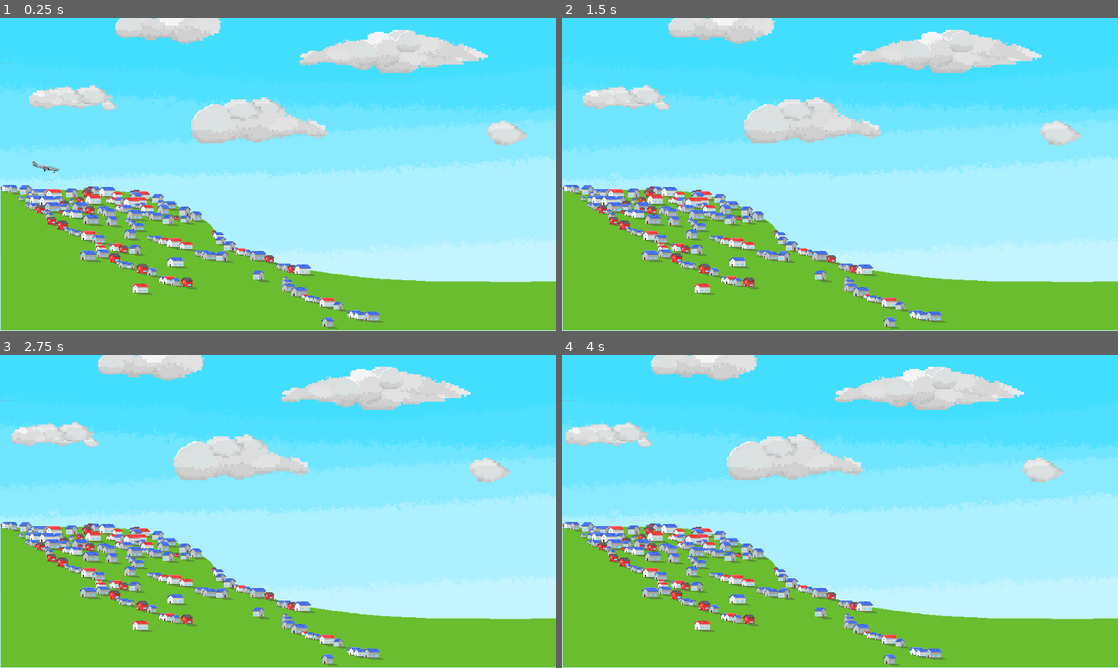
Above: before the commit, frames 1-4 (two rows, left to right).
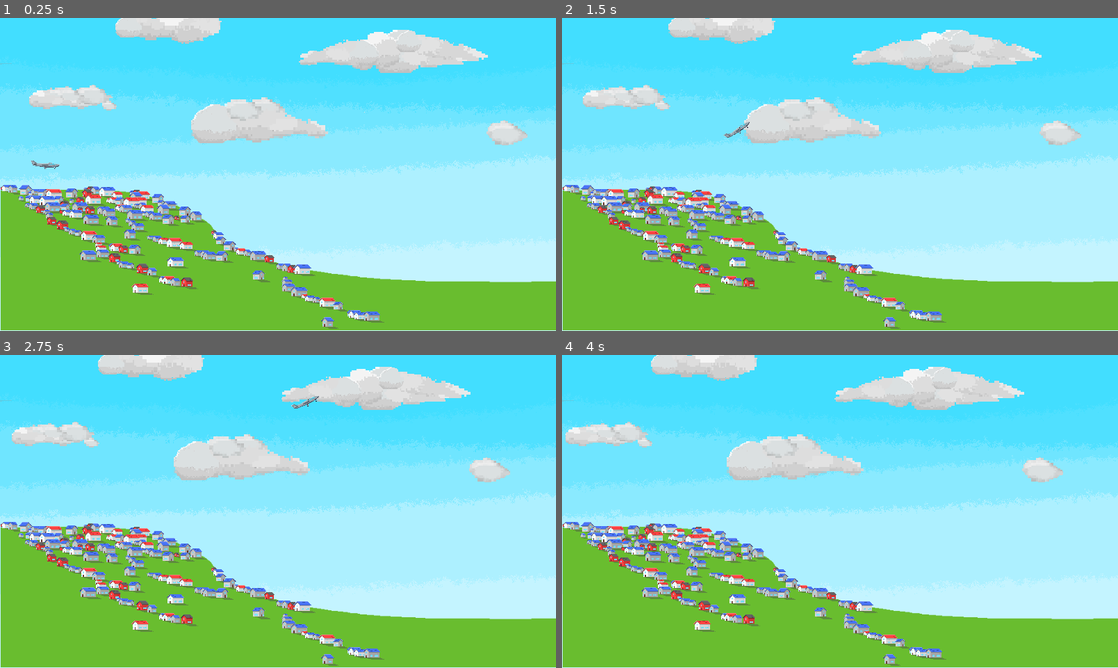
Above: after the commit, the same moments.

Repository: le-cds/untitledgamejam18
Game: Godot game, scene res://scenes/World2D.tscn
Two runs of this game, one before a commit and one after it. Both use one fixed random seed, a clock stepped at 60 frames per second and the inputs below.
Inputs (mouse positions are in pixels of both pictures, inside the frame that each line leads up to):
- Up to frame 1 (0.25 s): no input
- Up to frame 2 (1.5 s): tap Enter (ui_accept) at 0.5, 0.77 s; move the mouse to (962, 158) at 0.52 s; hold Down (game_gravity_up, bound only after the commit) 0.53-1.28 s; hold Space (game_gravity_switch, bound only before the commit) 0.53-1.28 s; click (962, 158) at 0.67 s; move the mouse to (728, 190) at 1.27 s; hold Up (game_gravity_down, bound only after the commit) from 1.28 s (still down); tap Space (game_gravity_switch, bound only before the commit) at 1.35 s
- Up to frame 3 (2.75 s): tap Enter (ui_accept) at 1.52 s; move the mouse to (333, 442) at 2.02 s; release Up (game_gravity_down, bound only after the commit) at 2.03 s; hold Down (game_gravity_up, bound only after the commit) from 2.03 s (still down); hold Space (game_gravity_switch, bound only before the commit) from 2.03 s (still down)
- Up to frame 4 (4 s): move the mouse to (812, 574) at 2.77 s; release Space (game_gravity_switch, bound only before the commit) at 2.78 s; tap Space (game_gravity_switch, bound only before the commit) at 2.85 s; click (812, 574) at 2.92 s; tap Enter (ui_accept) at 3.02, 3.77 s; move the mouse to (1006, 558) at 3.52 s; release Down (game_gravity_up, bound only after the commit) at 3.53 s; hold Up (game_gravity_down, bound only after the commit) from 3.53 s (still down); hold Space (game_gravity_switch, bound only before the commit) from 3.53 s (still down)

The runs differ from the first frame. In frame 1, less than 0.1% of the frame differs, in the area x 5-11%, y 45-50%; in frame 2, less than 0.1%; in frame 3, less than 0.1%; in frame 4, nothing differs.

Commit message:
Analog gravity controls.

Diff:
--- a/glider/project.godot
+++ b/glider/project.godot
@@ -63,10 +63,18 @@
 "deadzone": 0.5,
 "events": [  ]
 }
-game_gravity_switch={
-"deadzone": 0.5,
-"events": [ Object(InputEventKey,"resource_local_to_scene":false,"resource_name":"","device":0,"alt":false,"shift":false,"control":false,"meta":false,"command":false,"pressed":false,"scancode":32,"unicode":0,"echo":false,"script":null)
-, Object(InputEventKey,"resource_local_to_scene":false,"resource_name":"","device":0,"alt":false,"shift":false,"control":false,"meta":false,"command":false,"pressed":false,"scancode":16777221,"unicode":0,"echo":false,"script":null)
+game_gravity_down={
+"deadzone": 0.15,
+"events": [ Object(InputEventJoypadMotion,"resource_local_to_scene":false,"resource_name":"","device":0,"axis":7,"axis_value":1.0,"script":null)
+, Object(InputEventKey,"resource_local_to_scene":false,"resource_name":"","device":0,"alt":false,"shift":false,"control":false,"meta":false,"command":false,"pressed":false,"scancode":16777232,"unicode":0,"echo":false,"script":null)
+, Object(InputEventKey,"resource_local_to_scene":false,"resource_name":"","device":0,"alt":false,"shift":false,"control":false,"meta":false,"command":false,"pressed":false,"scancode":87,"unicode":0,"echo":false,"script":null)
+ ]
+}
+game_gravity_up={
+"deadzone": 0.15,
+"events": [ Object(InputEventJoypadMotion,"resource_local_to_scene":false,"resource_name":"","device":0,"axis":6,"axis_value":1.0,"script":null)
+, Object(InputEventKey,"resource_local_to_scene":false,"resource_name":"","device":0,"alt":false,"shift":false,"control":false,"meta":false,"command":false,"pressed":false,"scancode":16777234,"unicode":0,"echo":false,"script":null)
+, Object(InputEventKey,"resource_local_to_scene":false,"resource_name":"","device":0,"alt":false,"shift":false,"control":false,"meta":false,"command":false,"pressed":false,"scancode":83,"unicode":0,"echo":false,"script":null)
  ]
 }
 
--- a/glider/scenes/Plane2D/Plane2D.gd
+++ b/glider/scenes/Plane2D/Plane2D.gd
@@ -7,8 +7,11 @@
 const SPEED := 15.0
 # Usual gravity excerted by Earth.
 const GRAVITY_STANDARD := 9.81
-# Repelling, anti-gravity excerted when the player presses a button.
-const GRAVITY_UP := -15.0
+# Absolute of the maximum gravity value attainable.
+const GRAVITY_MAX := 15.0
+# The time in seconds it takes for gravity to go from 0 to full when full
+# controller input is active.
+const GRAVITY_MAX_TIME := 0.3
 # Scale factor by which the other values are scaled for the game to be fun...
 const SCALE := 12.0
 # The maximum velocity where we consider the plane to be standing.
@@ -108,11 +111,16 @@
 
 # Updates the currently active gravity depending on player inputs.
 func _update_gravity(delta: float) -> void:
-    _gravity = GRAVITY_STANDARD * SCALE
+    if _touch_down:
+        _gravity = GRAVITY_STANDARD * SCALE
 
-    if not _touch_down:
-        if Input.is_action_pressed("game_gravity_switch"):
-            _gravity = GRAVITY_UP * SCALE
+    else:
+        var gravity_input := Input.get_action_strength("game_gravity_down")
+        gravity_input -= Input.get_action_strength("game_gravity_up")
+
+        var max_gravity := GRAVITY_MAX * SCALE
+        _gravity += gravity_input / GRAVITY_MAX_TIME * delta * max_gravity
+        _gravity = clamp(_gravity, -max_gravity, max_gravity)
 
 
 # Called when the plane touches down for the first time to check whether the touch down
